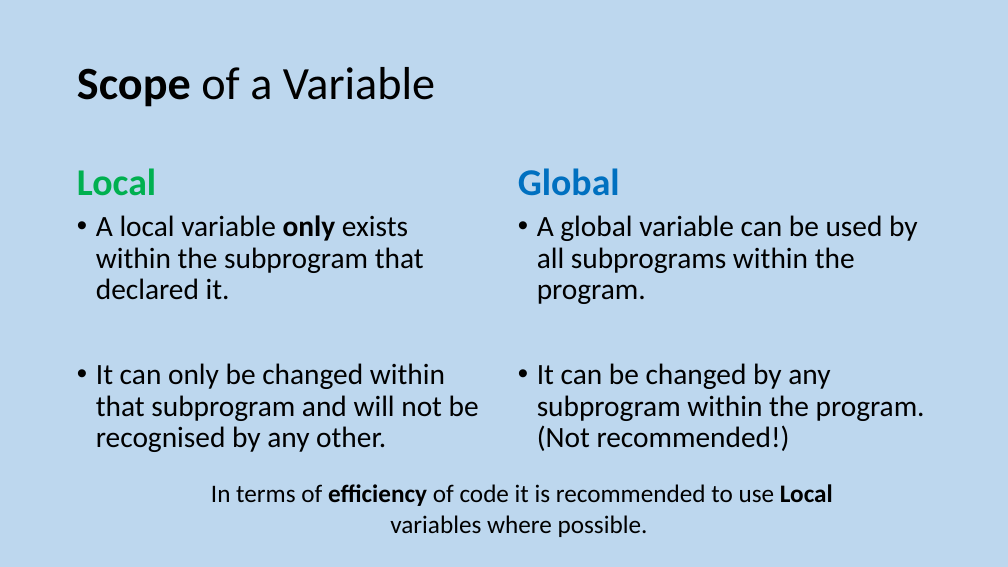
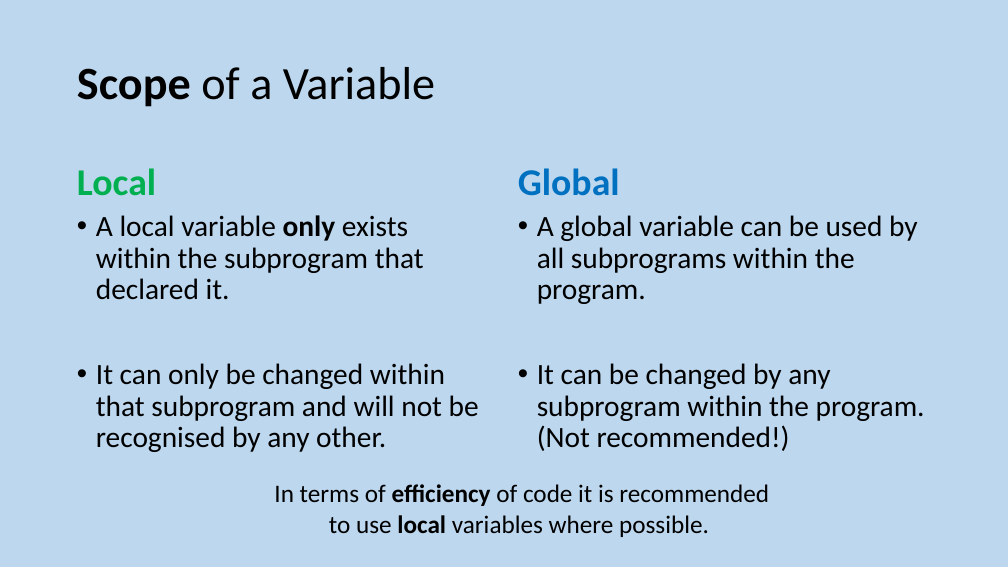
Before and after one commit to MrFriendCS/MrFriendCS.github.io, a slide deck: slide 27 of h-cs/sdd/H CS SDD Slides.pptx (slide 25 before the commit). Drawn at 1008x567 pixels with LibreOffice and Linux fonts; fonts in the diff are those of the drawing. Boxes give left, top, right and bottom in pixels: in the first picture for what was removed or moved away, otherwise in the second. Text is boxed around its words. In the diff, an @@ line names an element or a change of style, - is before the commit and + after.

```diff
--- a/h-cs/sdd/H CS SDD Slides.pptx
+++ b/h-cs/sdd/H CS SDD Slides.pptx
@@ text at (274, 484, 769, 537): text changed @@
-In terms of efficiency of code it is recommended to use Local variables where possible.
+In terms of efficiency of code it is recommended
+to use local variables where possible.
```
Also in this commit, not shown: 21 other slides changed, 2 slides added, 5 other files.
